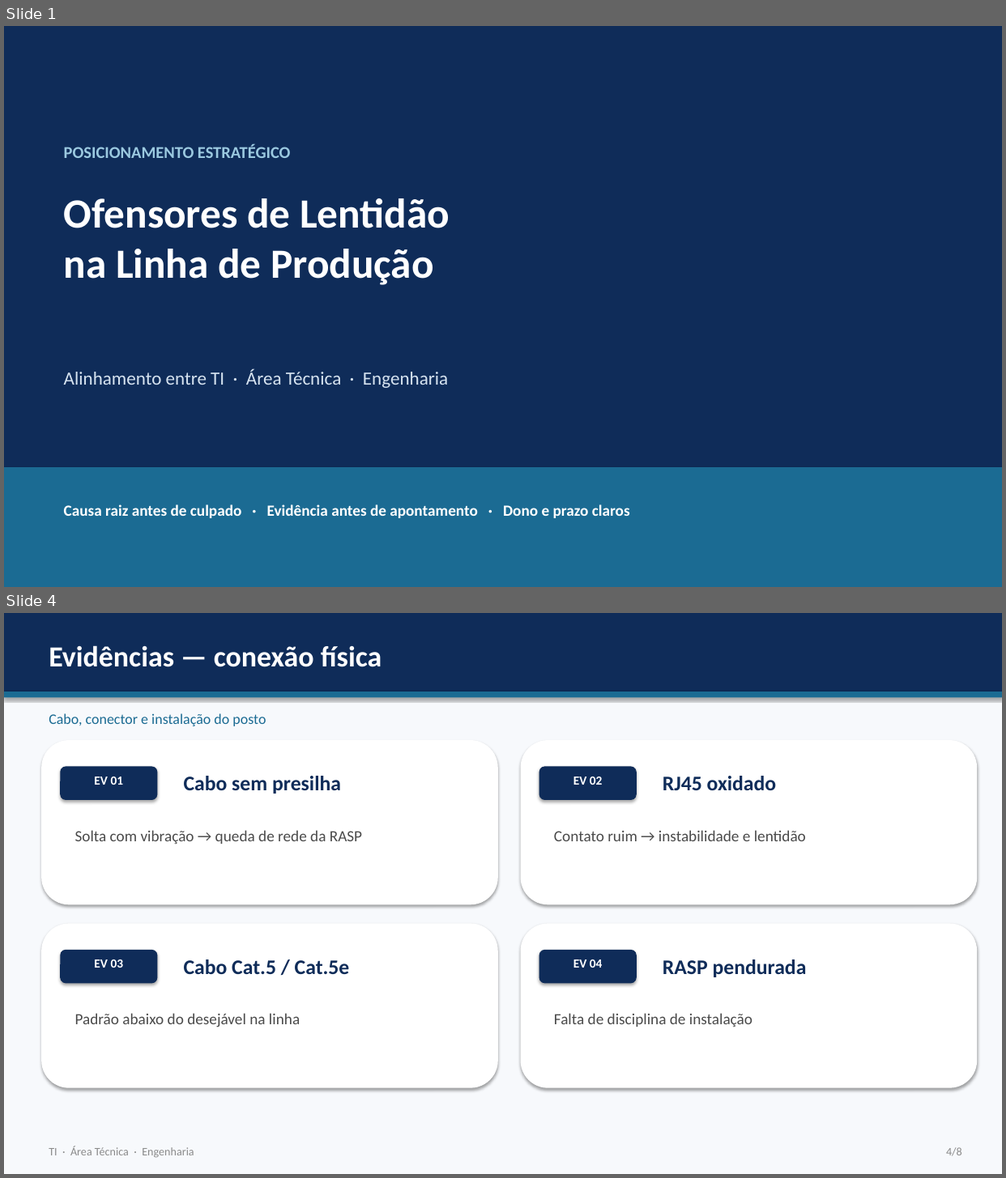
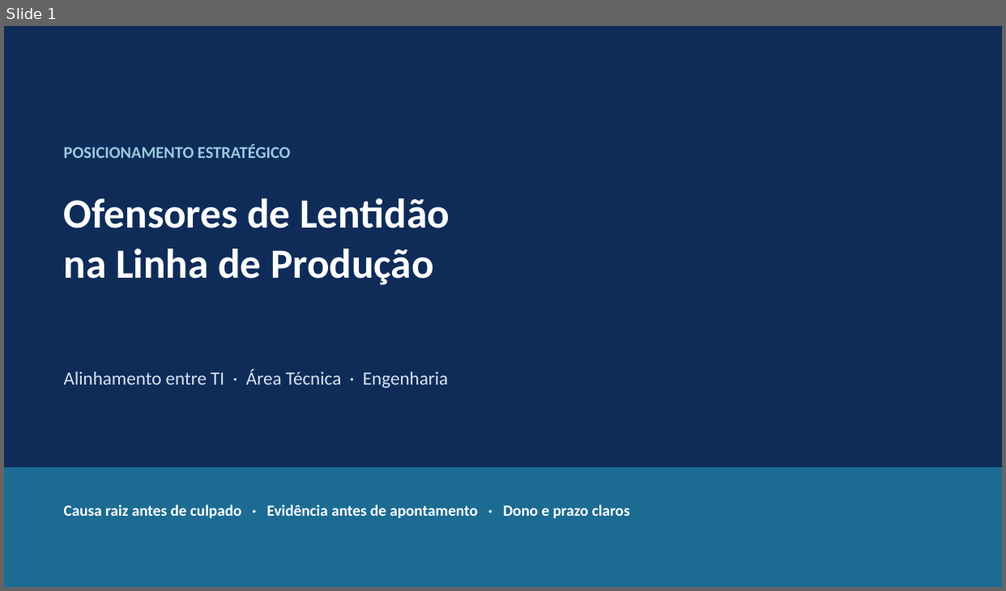
Before and after one commit to matheussilva030499-oss/app-inovation-IA, a slide deck: docs/Apresentacao_Ofensores_Lentidao.pptx. Shown one above the other, each under a label of ours: slides 1 and 4 before the commit, slide 1 after it; the slides between them are not shown. The pictures are 1006x1178 and 1006x591 pixels, drawn with LibreOffice and Linux fonts; fonts in the diff are those of the drawing. Boxes give left, top, right and bottom in pixels: in the first picture for what was removed or moved away, otherwise in the second. Text is boxed around its words. In the diff, an @@ line names an element or a change of style, - is before the commit and + after.

```diff
--- a/docs/Apresentacao_Ofensores_Lentidao.pptx
+++ b/docs/Apresentacao_Ofensores_Lentidao.pptx
@@ slide 4 removed at box(4, 613, 1002, 1174), background #FFFFFF @@
@@ rectangle removed at box(4, 613, 1002, 1174) @@
@@ rectangle removed at box(4, 613, 1002, 692) @@
@@ text removed at box(49, 645, 382, 667) @@
-Evidências — conexão física
@@ rectangle removed at box(4, 692, 1002, 697) @@
@@ text removed at box(49, 713, 266, 726) @@
-Cabo, conector e instalação do posto
@@ rounded rectangle removed at box(41, 740, 498, 905) @@
@@ rounded rectangle removed at box(521, 740, 978, 905) @@
@@ rounded rectangle removed at box(60, 766, 157, 800) @@
@@ text removed at box(94, 777, 124, 785) @@
-EV 01
@@ text removed at box(184, 776, 341, 794) @@
-Cabo sem presilha
@@ rounded rectangle removed at box(539, 766, 637, 800) @@
@@ text removed at box(573, 777, 603, 785) @@
-EV 02
@@ text removed at box(663, 776, 777, 790) @@
-RJ45 oxidado
@@ text removed at box(75, 830, 362, 844) @@
-Solta com vibração → queda de rede da RASP
@@ text removed at box(554, 830, 806, 841) @@
-Contato ruim → instabilidade e lentidão
@@ rounded rectangle removed at box(41, 924, 498, 1088) @@
@@ rounded rectangle removed at box(521, 924, 978, 1088) @@
@@ rounded rectangle removed at box(60, 950, 157, 983) @@
@@ rounded rectangle removed at box(539, 950, 637, 983) @@
@@ text removed at box(94, 960, 124, 968) @@
-EV 03
@@ text removed at box(184, 960, 350, 974) @@
-Cabo Cat.5 / Cat.5e
@@ text removed at box(573, 960, 603, 968) @@
-EV 04
@@ text removed at box(663, 960, 807, 977) @@
-RASP pendurada
@@ text removed at box(75, 1013, 300, 1028) @@
-Padrão abaixo do desejável na linha
@@ text removed at box(554, 1013, 752, 1027) @@
-Falta de disciplina de instalação
@@ text removed at box(49, 1146, 194, 1158) @@
-TI · Área Técnica · Engenharia
@@ text removed at box(946, 1148, 962, 1157) @@
-4/8
```
Also in this commit, not shown: 4 slides changed, 1 other slide removed.
